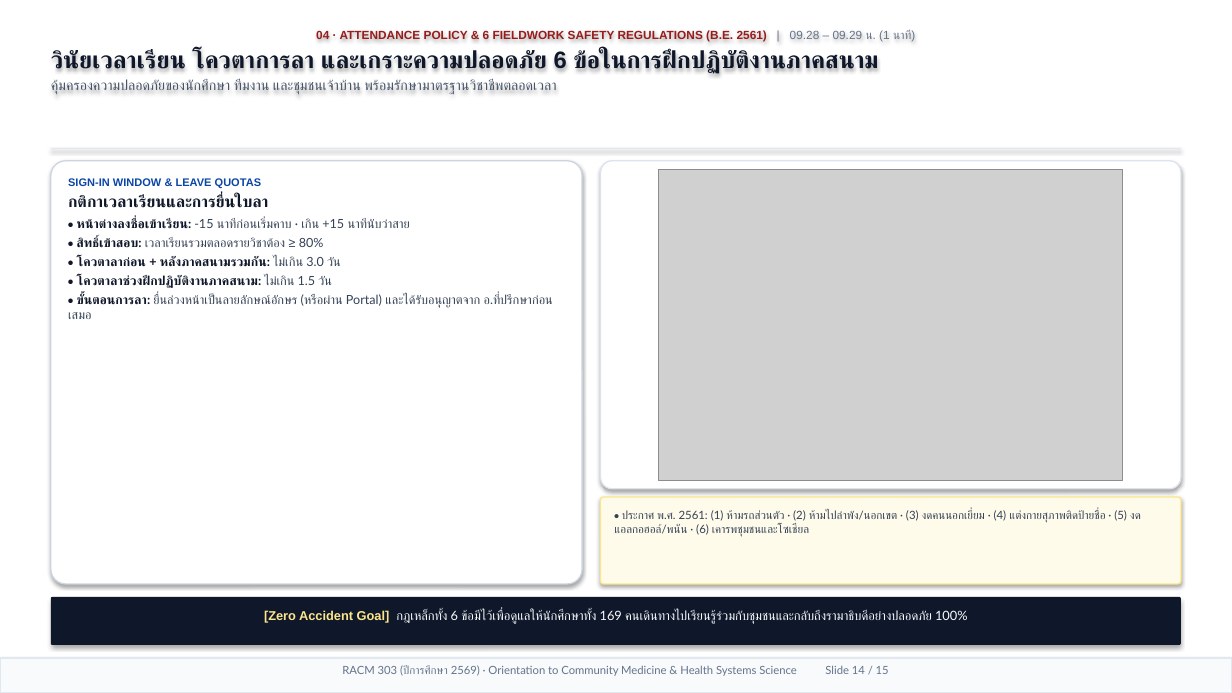
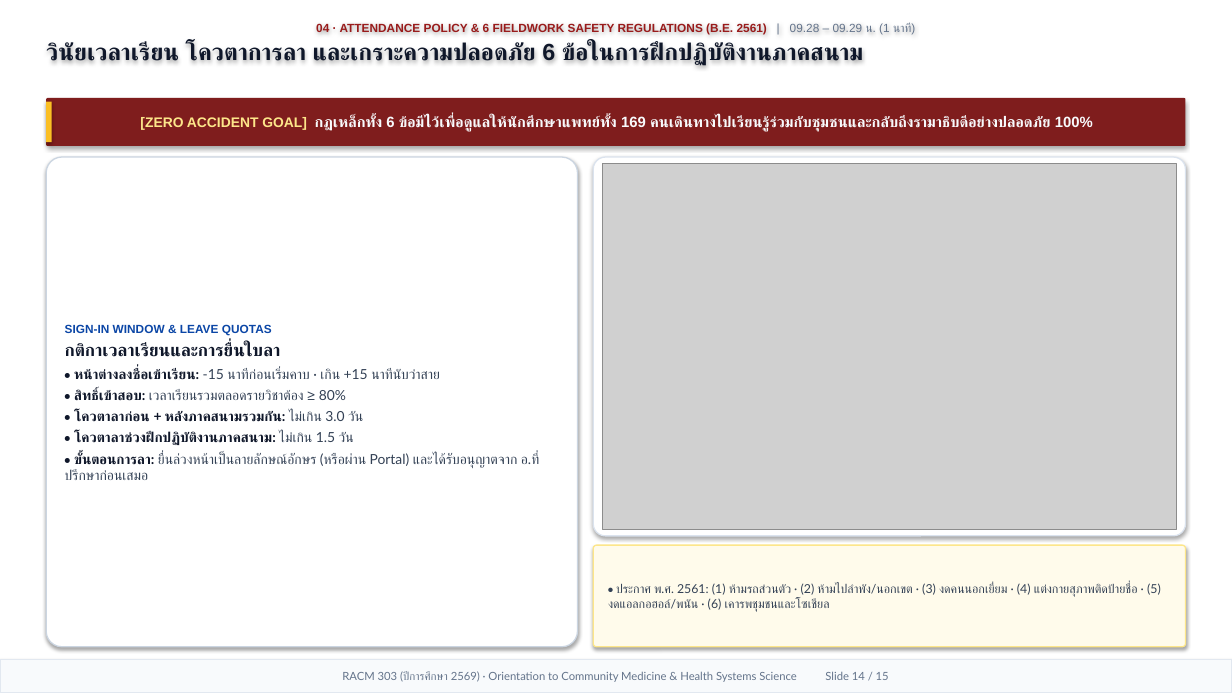
Before and after one commit to smartwoo/racm303-2569-faculty-member, a slide deck: slide 14 of exports/pptx/RACM303_2569_Orientation_Slides.pptx. Drawn at 1232x693 pixels with LibreOffice and Linux fonts; fonts in the diff are those of the drawing; grey boxes stand for pictures. Boxes give left, top, right and bottom in pixels: in the first picture for what was removed or moved away, otherwise in the second. Text is boxed around its words. In the diff, an @@ line names an element or a change of style, - is before the commit and + after.

Commit message:
feat(orientation): upgrade all 15 slides with top key-message banners, full-space Nano Banana visuals, optimized typography & Apple Keynote motion

```diff
--- a/exports/pptx/RACM303_2569_Orientation_Slides.pptx
+++ b/exports/pptx/RACM303_2569_Orientation_Slides.pptx
@@ text "04 · ATTENDANCE POLICY & ...": place and size @@
-text "04 · ATTENDANCE POLICY & ..." at [51,30,915,94]
+text "04 · ATTENDANCE POLICY & ..." at [46,22,915,66]
@@ text "04 · ATTENDANCE POLICY & ..." at [46,22,915,66]: size 18.5 to 18.2 pt in "วินัยเวลาเรียน โควตาการลา และเกราะความปลอดภัย 6 ข้อในการฝึกป ..."; less space between paragraphs @@
@@ text at [51,79,556,94]: paragraph removed @@
-คุ้มครองความปลอดภัยของนักศึกษา ทีมงาน และชุมชนเจ้าบ้าน พร้อมรักษามาตรฐานวิชาชีพตลอดเวลา
@@ rounded rectangle "[ZERO ACCIDENT GOAL] กฎเหล็กทั้ง 6 ...": place and size @@
-rounded rectangle "[ZERO ACCIDENT GOAL] กฎเหล็กทั้ง 6 ..." at [51,597,1181,645]
+rounded rectangle "[ZERO ACCIDENT GOAL] กฎเหล็กทั้ง 6 ..." at [46,98,1186,146]
@@ rounded rectangle "[ZERO ACCIDENT GOAL] กฎเหล็กทั้ง 6 ..." at [46,98,1186,146]: vertical alignment top to middle; fill #0F172A to #7F1D1D; proportions changed @@
@@ rectangle added at [46,102,52,142], fill #FBBF24 @@
@@ text in rounded rectangle at [140,116,1093,132]: text changed; size 10 to 11.6 pt; font Lato to Arial; bold on @@
-[Zero Accident Goal] กฎเหล็กทั้ง 6 ข้อมีไว้เพื่อดูแลให้นักศึกษาทั้ง 169 คนเดินทางไปเรียนรู้ร่วมกับชุมชนและกลับถึงรามาธิบดีอย่างปลอดภัย 100%
+[ZERO ACCIDENT GOAL] กฎเหล็กทั้ง 6 ข้อมีไว้เพื่อดูแลให้นักศึกษาแพทย์ทั้ง 169 คนเดินทางไปเรียนรู้ร่วมกับชุมชนและกลับถึงรามาธิบดีอย่างปลอดภัย 100%
@@ rectangle removed at [51,148,1181,149] @@
@@ rounded rectangle "SIGN-IN WINDOW & LEAVE QUOTAS": place and size @@
-rounded rectangle "SIGN-IN WINDOW & LEAVE QUOTAS" at [51,161,582,584]
+rounded rectangle "SIGN-IN WINDOW & LEAVE QUOTAS" at [46,157,578,647]
@@ rounded rectangle "SIGN-IN WINDOW & LEAVE QUOTAS" at [46,157,578,647]: size 8.6 to 9.2 pt in "SIGN-IN WINDOW & LEAVE QUOTAS"; size 12.5 to 13.5 pt in "กติกาเวลาเรียนและการยื่นใบลา"; size 9.8 to 10.8 pt in "• หน้าต่างลงชื่อเข้าเรียน: -15 นาทีก่อนเริ่มคาบ · เกิน +15 ...", "• สิทธิ์เข้าสอบ: เวลาเรียนรวมตลอดรายวิชาต้อง ≥ 80%", "• โควตาลาก่อน + หลังภาคสนามรวมกัน: ไม่เกิน 3.0 วัน", "• โควตาลาช่วงฝึกปฏิบัติงานภาคสนาม: ไม่เกิน 1.5 วัน" and 1 more places; vertical alignment top to middle; proportions changed @@
@@ rounded rectangle: place and size @@
-rounded rectangle at [601,161,1181,489]
+rounded rectangle at [593,157,1186,536]
@@ rounded rectangle at [593,157,1186,536]: proportions changed @@
@@ picture: place and size @@
-picture at [659,169,1123,481]
+picture at [603,164,1177,530]
@@ rounded rectangle "• ประกาศ พ.ศ. 2561: (1) ...": place and size @@
-rounded rectangle "• ประกาศ พ.ศ. 2561: (1) ..." at [601,497,1181,584]
+rounded rectangle "• ประกาศ พ.ศ. 2561: (1) ..." at [593,545,1186,647]
@@ rounded rectangle "• ประกาศ พ.ศ. 2561: (1) ..." at [593,545,1186,647]: size 8.9 to 9.6 pt; vertical alignment top to middle; proportions changed @@
@@ rectangle "RACM 303 (ปีการศึกษา 2569) · ..." at [0,660,1232,693]: vertical alignment top to middle @@
```
Also in this commit, not shown: 14 other slides changed, 20 other files.
